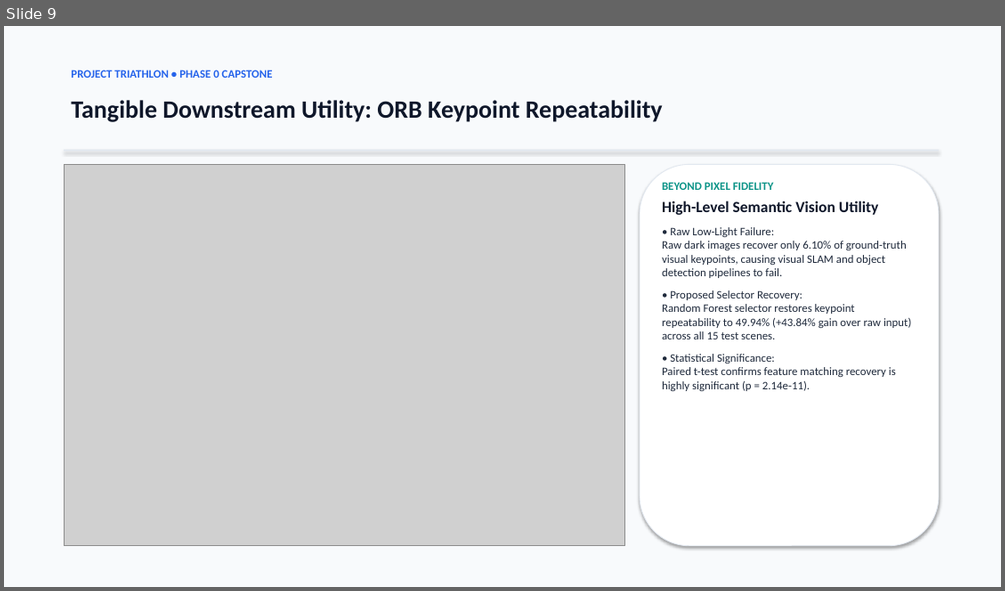
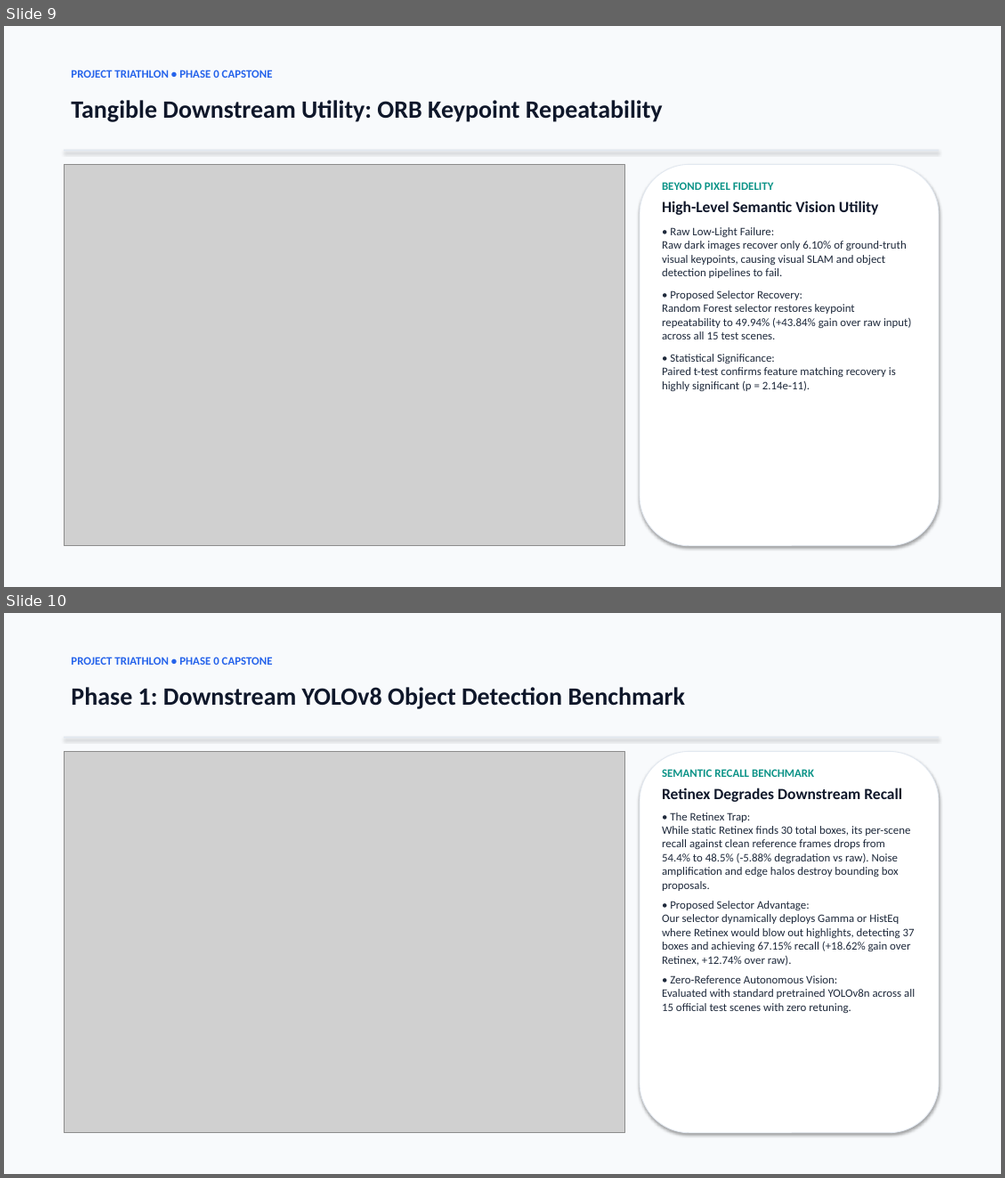
Before and after one commit to Suyashusesgit/Aiml_Sem5, a slide deck: report/Project_Triathlon_Executive_Presentation.pptx. Shown one above the other, each under a label of ours: slide 9 before the commit, slides 9 and 10 after it. The pictures are 1005x591 and 1005x1178 pixels, drawn with LibreOffice and Linux fonts; fonts in the diff are those of the drawing; grey boxes stand for pictures. Boxes give left, top, right and bottom in pixels: in the first picture for what was removed or moved away, otherwise in the second. Text is boxed around its words. In the diff, an @@ line names an element or a change of style, - is before the commit and + after.

```diff
--- a/report/Project_Triathlon_Executive_Presentation.pptx
+++ b/report/Project_Triathlon_Executive_Presentation.pptx
@@ slide 10 added at <box>4,613,1001,1174</box>, background #FFFFFF @@
@@ rectangle added at <box>4,613,1001,1174</box>, fill #F8FAFC @@
@@ text added at <box>71,657,273,665</box>, 11 pt, text #2563EB, bold @@
+PROJECT TRIATHLON • PHASE 0 CAPSTONE
@@ text added at <box>71,687,685,709</box>, 24 pt, text #0F172A, bold @@
+Phase 1: Downstream YOLOv8 Object Detection Benchmark
@@ rectangle added at <box>64,737,938,738</box>, fill #E2E8F0 @@
@@ picture added at <box>64,751,624,1133</box> @@
@@ rounded rectangle added at <box>639,751,938,1133</box>, fill #FFFFFF, outline #E2E8F0 0.75 pt @@
@@ text added at <box>662,769,914,1013</box>, 11 pt, text #1E293B @@
+SEMANTIC RECALL BENCHMARK
+Retinex Degrades Downstream Recall
+• The Retinex Trap:
+While static Retinex finds 30 total boxes, its per-scene recall against clean reference frames drops from 54.4% to 48.5% (-5.88% degradation vs raw). Noise amplification and edge halos destroy bounding box proposals.
+• Proposed Selector Advantage:
+Our selector dynamically deploys Gamma or HistEq where Retinex would blow out highlights, detecting 37 boxes and achieving 67.15% recall (+18.62% gain over Retinex, +12.74% over raw).
+• Zero-Reference Autonomous Vision:
+Evaluated with standard pretrained YOLOv8n across all 15 official test scenes with zero retuning.
```
Also in this commit, not shown: 2 slides changed, 2 other slides added, 9 other files.
